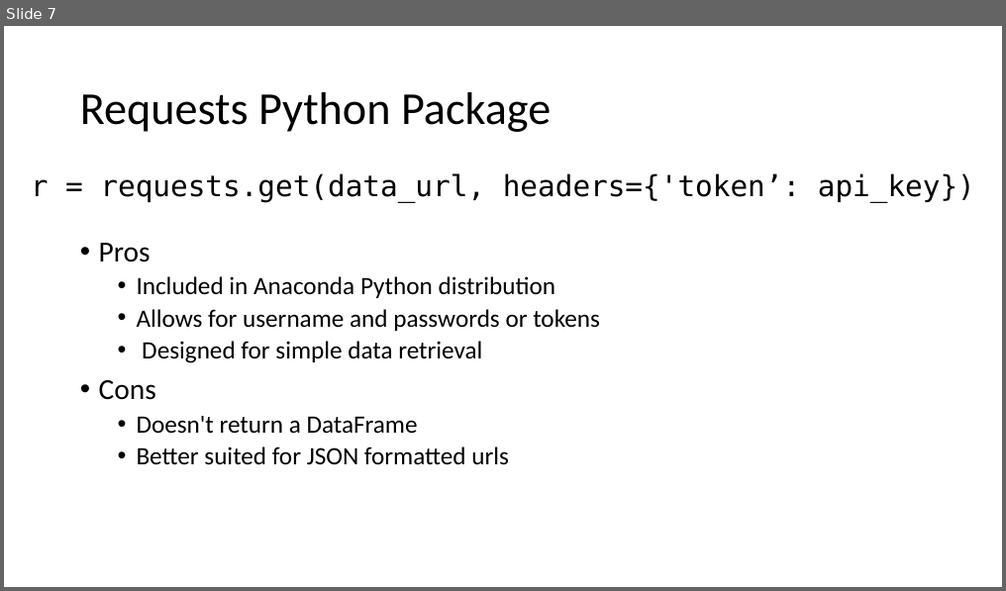
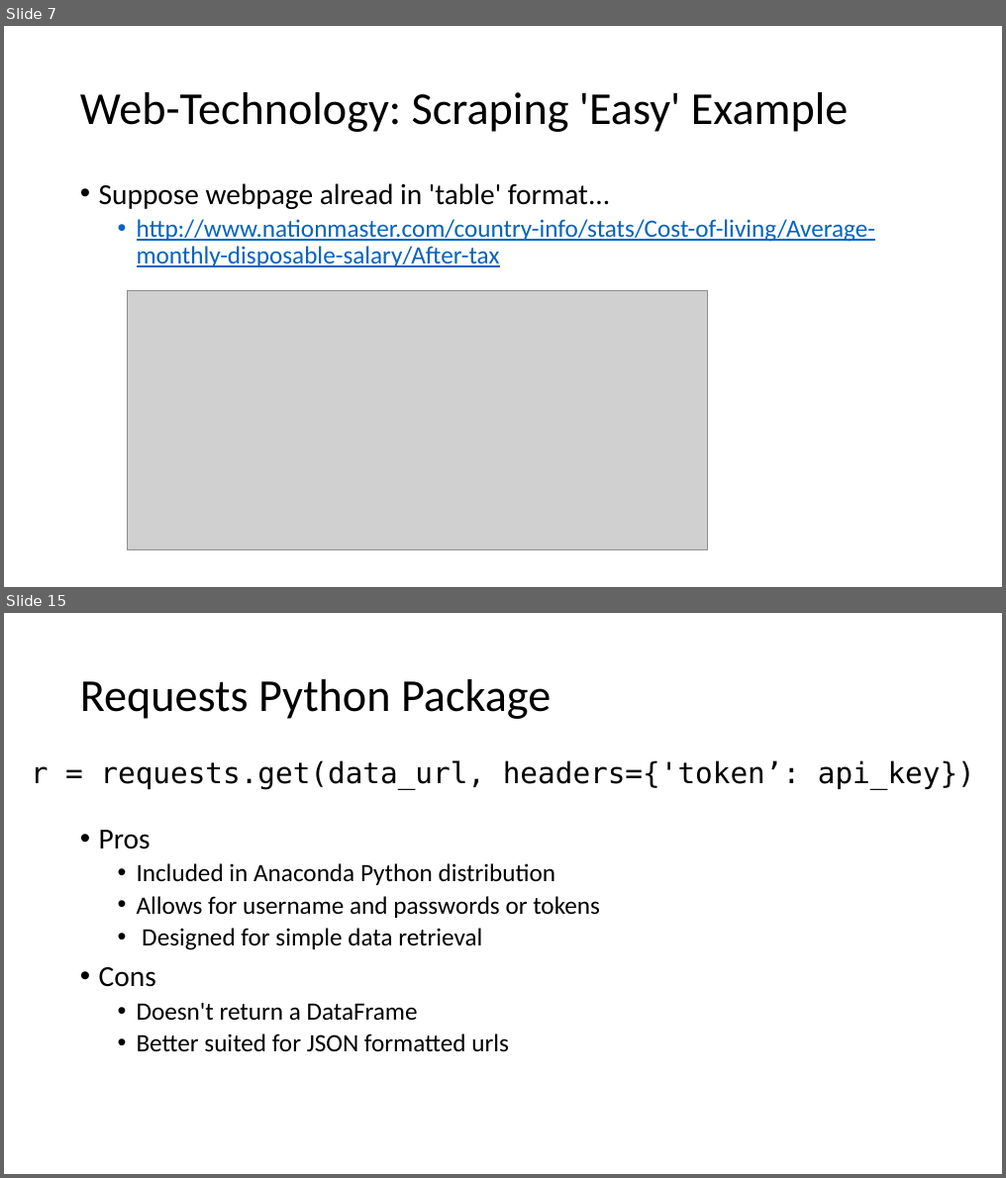
Before and after one commit to toddschultz/DegreesOfClimateChange, a slide deck: doc/design/TechnologyReview.pptx. Shown one above the other, each under a label of ours: slide 7 before the commit, slides 7 and 15 after it; the slides between them are not shown. The pictures are 1006x591 and 1006x1178 pixels, drawn with LibreOffice and Linux fonts; fonts in the diff are those of the drawing; grey boxes stand for pictures. Boxes give left, top, right and bottom in pixels: in the first picture for what was removed or moved away, otherwise in the second. Text is boxed around its words. In the diff, an @@ line names an element or a change of style, - is before the commit and + after.

```diff
--- a/doc/design/TechnologyReview.pptx
+++ b/doc/design/TechnologyReview.pptx
@@ slide 7 added at (4, 26, 1002, 587), background #FFFFFF @@
@@ title added at (80, 92, 848, 132), 44 pt, text #000000 @@
+Web-Technology: Scraping 'Easy' Example
@@ text added at (99, 183, 875, 268), 24 pt, text #0563C1, underline @@
+• Suppose webpage alread in 'table' format...
+  • http://www.nationmaster.com/country-info/stats/Cost-of-living/Average-monthly-disposable-salary/After-tax
@@ picture added at (127, 290, 707, 550) @@
@@ what was slide 7 is now slide 15 @@
```
Also in this commit, not shown: 7 other slides added, 1 other file.
